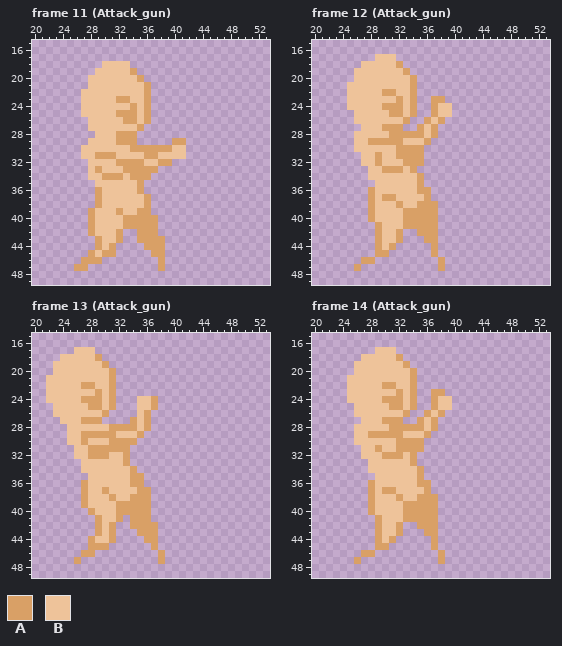
A pixel-art file gets an edit: RawResource/projectRoom/base_female.aseprite. Above: the version before the commit.
64x64 pixels, 16 frames. Shown: frame 11 (Attack_gun): x 20..53, y 15..49; frame 12 (Attack_gun): x 20..53, y 15..49; frame 13 (Attack_gun): x 20..53, y 15..49; frame 14 (Attack_gun): x 20..53, y 15..49. The commit also changed other frames, which this record leaves out.
Visible layers, top first: "BaseGroup/base_melee", "BaseGroup/base_breast", "BaseGroup/base_nude".
Palette (. is transparent): A #d9a066  B #eec39a
Pixels before, frame 11 (Attack_gun), first column x 26:
18 ....BBBB........
19 ...BBBBBA.......
20 ..BBBBBBBA......
21 ..BBBBBBBBA.....
22 .BBBBBBBBBA.....
23 .BBBBBAABBA.....
24 .BBBBBBBABA.....
25 .BBBBBAAABA.....
26 ..BBBBBAABA.....
27 ..BBBBBBBA......
28 ...BBBAAA.......
29 ..BBBBAAA.....AA
30 .BBBBBBBAAAAAABB
31 .BBAAABBBBAABBBB
32 ..BBBBAAAABBAA..
33 ..BABBBAAAAA....
34 ..BBAAABAAA.....
35 ...BBBBBBA......
36 ...ABBBBBA......
37 ...ABBBBBBA.....
38 ...ABBBBBBA.....
39 ..ABBBABBAA.....
40 ..ABBBBAAAAA....
41 ..ABBBBAAAAA....
42 ..ABBBA..AAA....
43 ...ABBA..AAAA...
44 ...ABA....AAA...
45 ..ABAA.....AA...
46 .AAA........A...
47 AA..........A...
Pixels before, frame 12 (Attack_gun), first column x 25:
17 ....BBB........
18 ..BBBBBA.......
19 .BBBBBBBA......
20 .BBBBBBBBA.....
21 BBBBBBBBBA.....
22 BBBBBAABBA.....
23 BBBBBBBABA..AA.
24 BBBBBAAABA..ABB
25 .BBBBBAABA..ABB
26 .BBBBBBBA..ABA.
27 ..BBBAAA..ABA..
28 .BBBBBAAAAABA..
29 .BBAAAAABBBA...
30 .BBBBBBAAAA....
31 ..BBABBAAAA....
32 ..BBABBBAAA....
33 ...BBAAABA.....
34 ...BBBBBBBA....
35 ....BBBBBBA....
36 ...ABBBBBBAA...
37 ...ABAABBBBA...
38 ...ABBBABBAAA..
39 ...ABBBBAAAAA..
40 ...ABBBBAAAAA..
41 ....ABBBAAAAA..
42 ....ABBA..AAA..
43 ....ABBA...AA..
44 ....ABA.....A..
45 ....AA......A..
46 ..AA.........A.
47 .A...........A.
Pixels before, frame 13 (Attack_gun), first column x 22:
17 ....BBB..........
18 ..BBBBBA.........
19 .BBBBBBBA........
20 .BBBBBBBBA.......
21 BBBBBBBBBA.......
22 BBBBBAABBA.......
23 BBBBBBBABA.......
24 BBBBBAAABA...BBA.
25 .BBBBBAABA...BBA.
26 .BBBBBBBA....BA..
27 ..BBBAAA....ABA..
28 ...BBBBBBAAAABA..
29 ...BBAAAAABBBA...
30 ...BBABBBAAAA....
31 ....BBAAAAAA.....
32 ....BBAAABBA.....
33 .....BBBBBBA.....
34 .....BBBBBBBA....
35 ......BBBBBBAA...
36 .....ABBBBBBAA...
37 .....ABBABBBBAA..
38 .....ABBBABBAAA..
39 .....ABBBBAAAAA..
40 ......ABBBAAAAA..
41 .......ABBA.AAA..
42 .......ABA..AAAA.
43 .......ABA...AAA.
44 ......ABBA....AA.
45 ......AAA......A.
46 .....AA.........A
47 ....A...........A
Pixels before, frame 14 (Attack_gun), first column x 25:
17 ....BBB........
18 ..BBBBBA.......
19 .BBBBBBBA......
20 .BBBBBBBBA.....
21 BBBBBBBBBA.....
22 BBBBBAABBA.....
23 BBBBBBBABA..AA.
24 BBBBBAAABA..ABB
25 .BBBBBAABA..ABB
26 .BBBBBBBA..ABA.
27 ..BBBAAA..ABA..
28 .BBBBBAAAAABA..
29 .BBAAAAABBBA...
30 .BBBBBBAAAA....
31 ..BBABBAAAA....
32 ..BBBAAABA.....
33 ...BBBBBBA.....
34 ...BBBBBBBA....
35 ....BBBBBBA....
36 ...ABBBBBBAA...
37 ...ABAABBBBA...
38 ...ABBBABBAAA..
39 ...ABBBBAAAAA..
40 ...ABBBBAAAAA..
41 ....ABBBAAAAA..
42 ....ABBA..AAA..
43 ....ABBA...AA..
44 ....ABA.....A..
45 ....AA......A..
46 ..AA.........A.
47 .A...........A.
After:
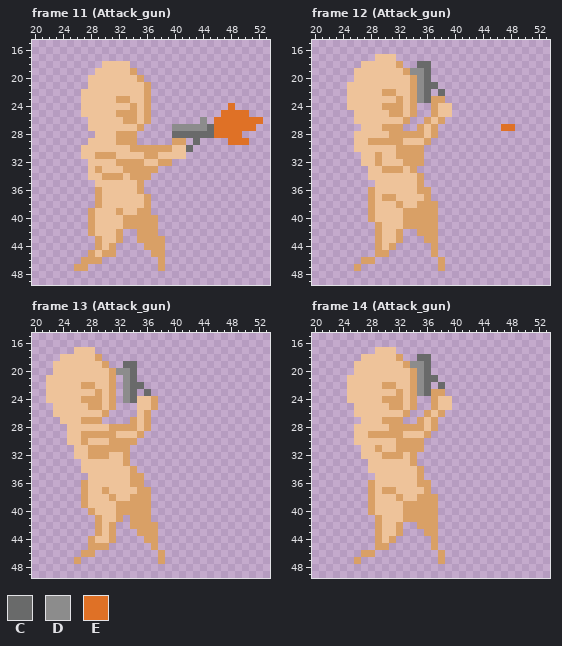
Colours new in this view: C #696a6a  D #8c8c8c  E #df7126
The exact change:
{"where": "frame 11 (Attack_gun), layer \"BaseGroup/base_gun\""}
{"frame":11,"y":24,"x":48,"old":".","new":"E"}
{"frame":11,"y":25,"x":47,"old":"....","new":"EEEE"}
{"frame":11,"y":26,"x":44,"old":".","new":"D"}
{"frame":11,"y":26,"x":46,"old":".......","new":"EEEEEEE"}
{"frame":11,"y":27,"x":40,"old":"............","new":"DDDDDCEEEEEE"}
{"frame":11,"y":28,"x":40,"old":"..........","new":"CCCCCCEEEE"}
{"frame":11,"y":29,"x":43,"old":".","new":"C"}
{"frame":11,"y":29,"x":48,"old":"...","new":"EEE"}
{"frame":11,"y":30,"x":42,"old":".","new":"C"}
{"where": "frame 12 (Attack_gun), layer \"BaseGroup/base_gun\""}
{"frame":12,"y":18,"x":35,"old":"..","new":"CC"}
{"frame":12,"y":19,"x":34,"old":"...","new":"DDC"}
{"frame":12,"y":20,"x":35,"old":"..","new":"DC"}
{"frame":12,"y":21,"x":35,"old":"...","new":"DCC"}
{"frame":12,"y":22,"x":35,"old":"..","new":"DC"}
{"frame":12,"y":22,"x":38,"old":".","new":"C"}
{"frame":12,"y":23,"x":35,"old":"..","new":"DC"}
{"frame":12,"y":27,"x":47,"old":"..","new":"EE"}
{"where": "frame 13 (Attack_gun), layer \"BaseGroup/base_gun\""}
{"frame":13,"y":19,"x":33,"old":"..","new":"CC"}
{"frame":13,"y":20,"x":32,"old":"...","new":"DDC"}
{"frame":13,"y":21,"x":33,"old":"..","new":"DC"}
{"frame":13,"y":22,"x":33,"old":"...","new":"DCC"}
{"frame":13,"y":23,"x":33,"old":"..","new":"DC"}
{"frame":13,"y":23,"x":36,"old":".","new":"C"}
{"frame":13,"y":24,"x":33,"old":"..","new":"DC"}
{"where": "frame 14 (Attack_gun), layer \"BaseGroup/base_gun\""}
{"frame":14,"y":18,"x":35,"old":"..","new":"CC"}
{"frame":14,"y":19,"x":34,"old":"...","new":"DDC"}
{"frame":14,"y":20,"x":35,"old":"..","new":"DC"}
{"frame":14,"y":21,"x":35,"old":"...","new":"DCC"}
{"frame":14,"y":22,"x":35,"old":"..","new":"DC"}
{"frame":14,"y":22,"x":38,"old":".","new":"C"}
{"frame":14,"y":23,"x":35,"old":"..","new":"DC"}
